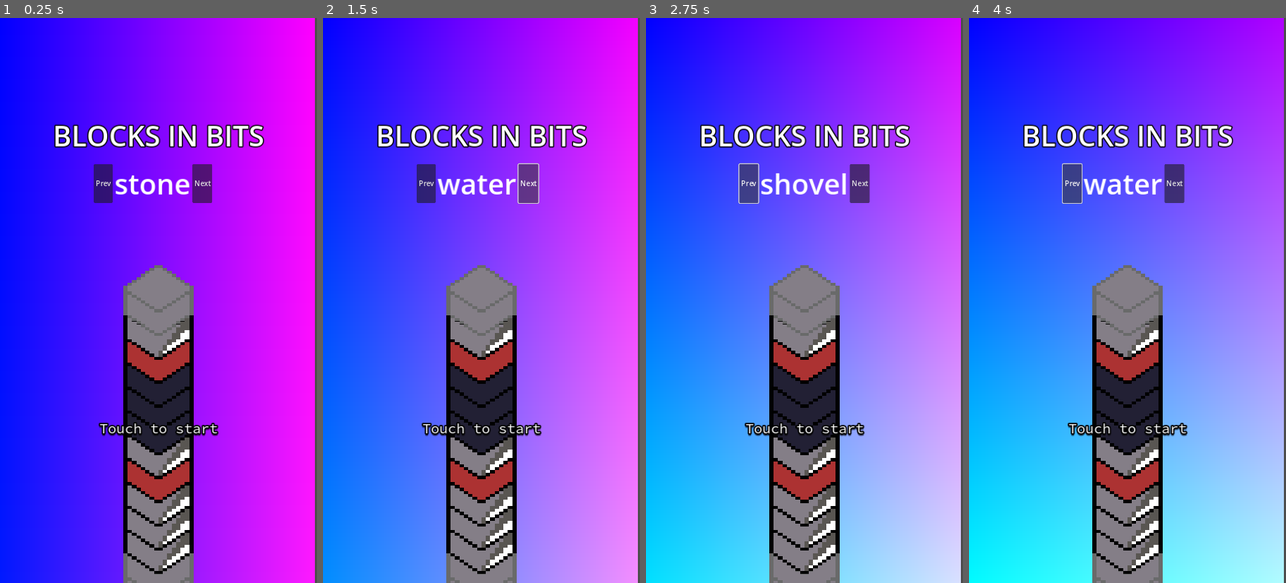
Above: before the commit, frames 1-4 (left to right).
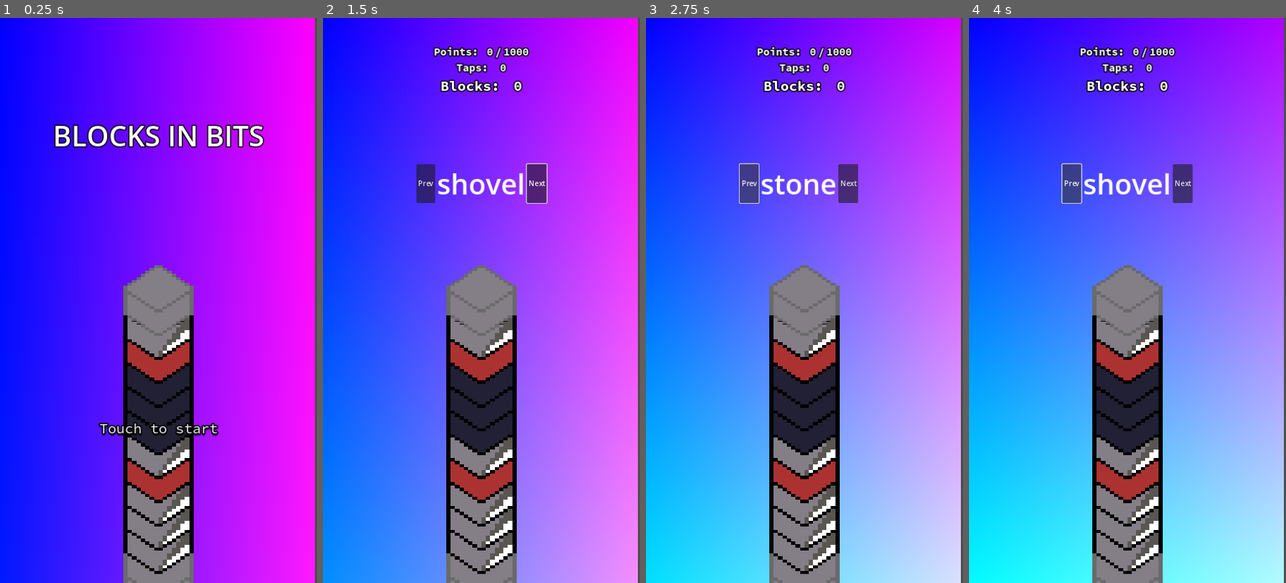
Above: after the commit, the same moments.

Repository: tfcb93/block-in-bits
Game: Godot game, scene res://Scenes/game.tscn
Two runs of this game, one before a commit and one after it. Both use one fixed random seed, a clock stepped at 60 frames per second and the inputs below.
Inputs (mouse positions are in pixels of both pictures, inside the frame that each line leads up to):
- Up to frame 1 (0.25 s): no input
- Up to frame 2 (1.5 s): click (525, 181) at 0.5 s, where only the run before the commit has a clickable "Next"; click "Next" at 1.25 s
- Up to frame 3 (2.75 s): click "Prev" at 2 s
- Up to frame 4 (4 s): click "Prev" at 2.75 s; click "Prev" at 3.5 s

The runs differ from the first frame. In frame 1, 1.2% of the frame differs, in the area x 29-67%, y 25-33%; in frame 2, 4.3%; in frame 3, 4.3%, in the area x 17-84%, y 4-74%; in frame 4, 4.2%.

Commit message:
Changes the selector to only appear when requested; Starts Game over screen

Diff:
--- a/Scenes/game.tscn
+++ b/Scenes/game.tscn
@@ -9,6 +9,7 @@
 [ext_resource type="PackedScene" uid="uid://b3gvjwdsaaa65" path="res://Scenes/background.tscn" id="6_2hb4t"]
 [ext_resource type="PackedScene" uid="uid://bvdotdi1t80tg" path="res://Scenes/start_screen.tscn" id="7_lre40"]
 [ext_resource type="PackedScene" uid="uid://3ri8srhpwkac" path="res://Scenes/pickaxe_bag.tscn" id="8_upw6x"]
+[ext_resource type="PackedScene" uid="uid://csttkv7omrvrp" path="res://Scenes/game_over.tscn" id="10_2jao5"]
 
 [node name="Game" type="Node2D"]
 script = ExtResource("1_25r8w")
@@ -30,3 +31,5 @@
 [node name="Start Screen" parent="." instance=ExtResource("7_lre40")]
 
 [node name="Pickaxe Bag" parent="." instance=ExtResource("8_upw6x")]
+
+[node name="Game Over" parent="." instance=ExtResource("10_2jao5")]
--- /dev/null
+++ b/Scenes/game_over.tscn
@@ -0,0 +1,57 @@
+[gd_scene load_steps=4 format=3 uid="uid://csttkv7omrvrp"]
+
+[ext_resource type="Script" path="res://Scripts/game_over.gd" id="1_8wkxl"]
+[ext_resource type="FontFile" uid="uid://dfkkec7tf4sws" path="res://Resources/Fonts/SourceCodePro-Regular.ttf" id="2_vhce6"]
+
+[sub_resource type="LabelSettings" id="LabelSettings_h6bja"]
+font_size = 128
+
+[node name="Game Over" type="Node2D"]
+script = ExtResource("1_8wkxl")
+
+[node name="CanvasLayer" type="CanvasLayer" parent="."]
+
+[node name="Label" type="Label" parent="CanvasLayer"]
+anchors_preset = 8
+anchor_left = 0.5
+anchor_top = 0.5
+anchor_right = 0.5
+anchor_bottom = 0.5
+offset_left = -347.5
+offset_top = -87.5
+offset_right = 347.5
+offset_bottom = 87.5
+grow_horizontal = 2
+grow_vertical = 2
+text = "Game Over"
+label_settings = SubResource("LabelSettings_h6bja")
+
+[node name="VBoxContainer" type="VBoxContainer" parent="CanvasLayer"]
+anchors_preset = 7
+anchor_left = 0.5
+anchor_top = 1.0
+anchor_right = 0.5
+anchor_bottom = 1.0
+offset_left = -122.0
+offset_top = -511.0
+offset_right = 152.0
+offset_bottom = -313.0
+grow_horizontal = 2
+grow_vertical = 0
+theme_override_constants/separation = 20
+
+[node name="Restart" type="Button" parent="CanvasLayer/VBoxContainer"]
+layout_mode = 2
+theme_override_fonts/font = ExtResource("2_vhce6")
+theme_override_font_sizes/font_size = 64
+text = "Restart"
+
+[node name="Quit" type="Button" parent="CanvasLayer/VBoxContainer"]
+layout_mode = 2
+theme_override_fonts/font = ExtResource("2_vhce6")
+theme_override_font_sizes/font_size = 64
+text = "Quit
+"
+
+[connection signal="button_down" from="CanvasLayer/VBoxContainer/Restart" to="." method="_on_restart_button_down"]
+[connection signal="button_down" from="CanvasLayer/VBoxContainer/Quit" to="." method="_on_quit_button_down"]
--- /dev/null
+++ b/Scenes/pickaxe.tscn
@@ -0,0 +1,19 @@
+[gd_scene load_steps=2 format=3 uid="uid://bopbyyb1eq8iy"]
+
+[sub_resource type="GDScript" id="GDScript_yo8o3"]
+script/source = "extends Node2D;
+
+# please save me
+
+@export_category(\"pickaxe attr.\")
+# @export var life := 100;
+# @export var qtd := 0;
+# @export var type_name := \"stone\";
+@export_subgroup(\"actual pickaxe\")
+# @export var used_life := 0;
+@export_subgroup(\"against blocks\")
+@export var block_types := {\"earth\" = 1, \"stone\" = 1, \"coal\" = 1, \"metal\" = 1, \"ruby\" = 1, \"emerald\" = 1, \"lava\" = 1, \"dark_matter\" = 1};
+"
+
+[node name="Pickaxe" type="Node2D"]
+script = SubResource("GDScript_yo8o3")
--- a/Scripts/block_pile.gd
+++ b/Scripts/block_pile.gd
@@ -47,7 +47,6 @@
 			Globals.actual_block_points = 0;
 
 			if pile.get_child_count() - 1 == 0:
-				Events.emit_signal("win");
 				Globals.game_stop = true;
 
 			lift_pile_up();
--- a/Scripts/central_screen_text.gd
+++ b/Scripts/central_screen_text.gd
@@ -1,9 +1,6 @@
 extends CanvasLayer;
 
 @onready var center_label := $"Center Label";
-
-func _ready() -> void:
-	Events.connect("win", _on_win);
 
 func _on_win() -> void:
 	center_label.text = "YOU WIN";
--- a/Scripts/events.gd
+++ b/Scripts/events.gd
@@ -2,9 +2,7 @@
 
 signal tap;
 
-signal win;
-
-signal lose;
+signal finish;
 
 signal next_level(value: int);
 
--- a/Scripts/game.gd
+++ b/Scripts/game.gd
@@ -3,11 +3,15 @@
 @onready var counters_node := $Counters;
 @onready var pickaxe_bag := $"Pickaxe Bag";
 @onready var block_pile := $"Block Pile";
+@onready var selector := $Selector;
+@onready var game_over_screen := $"Game Over";
 
 var counter_value := 0;
 
 func _ready() -> void:
 	counters_node.visible = false;
+	game_over_screen.visible = false;
+	selector.visible = false;
 	var screensize := get_viewport_rect().size;
 
 func _unhandled_input(event: InputEvent) -> void:
@@ -17,6 +21,7 @@
 				Globals.game_start = true;
 				$"Start Screen".visible = false;
 				counters_node.visible = true;
+				selector.visible = true;
 			else:
 				Globals.total_taps += 1;
 				block_tap_action();
--- /dev/null
+++ b/Scripts/game_over.gd
@@ -0,0 +1,19 @@
+extends Node
+
+@onready var canvas := $CanvasLayer;
+
+func _ready() -> void:
+	canvas.visible = false;
+	Events.connect("finish", _on_game_finish);
+
+
+func _on_game_finish() -> void:
+	canvas.visible = true;
+
+
+func _on_restart_button_down() -> void:
+	pass;
+
+
+func _on_quit_button_down() -> void:
+	get_tree().quit();
--- a/Scripts/pickaxe_bag.gd
+++ b/Scripts/pickaxe_bag.gd
@@ -22,6 +22,7 @@
 		remove_pickaxe_qtd(actual_pickaxe_name);
 		if pickaxe_quantities.is_empty():
 			Globals.game_stop = true;
+			Events.emit_signal("finish");
 			return;
 		_on_change_pickaxe_type("any");
 
Not shown: 1 places in Scenes/game.tscn that only renumber resources
